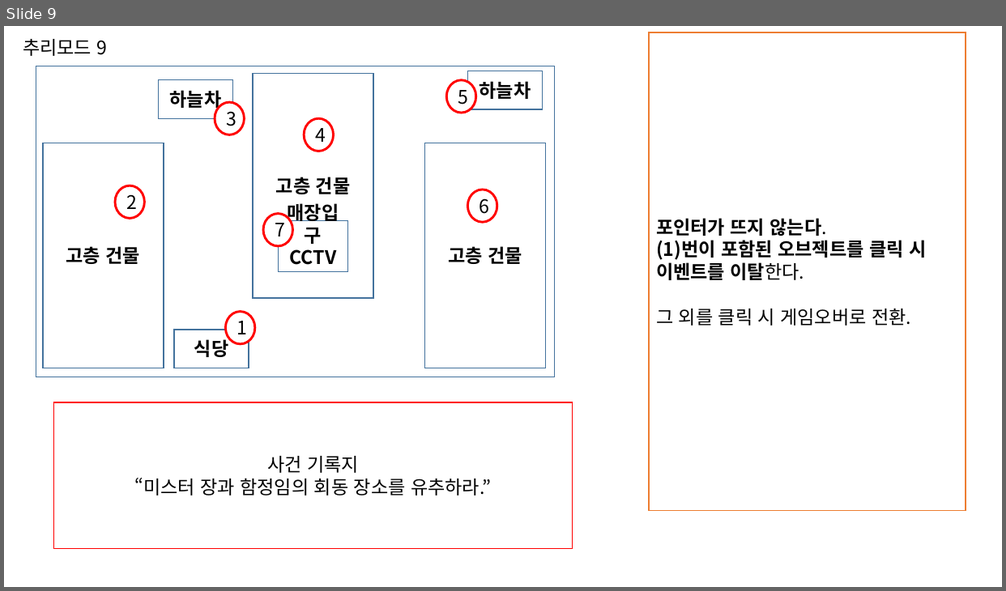
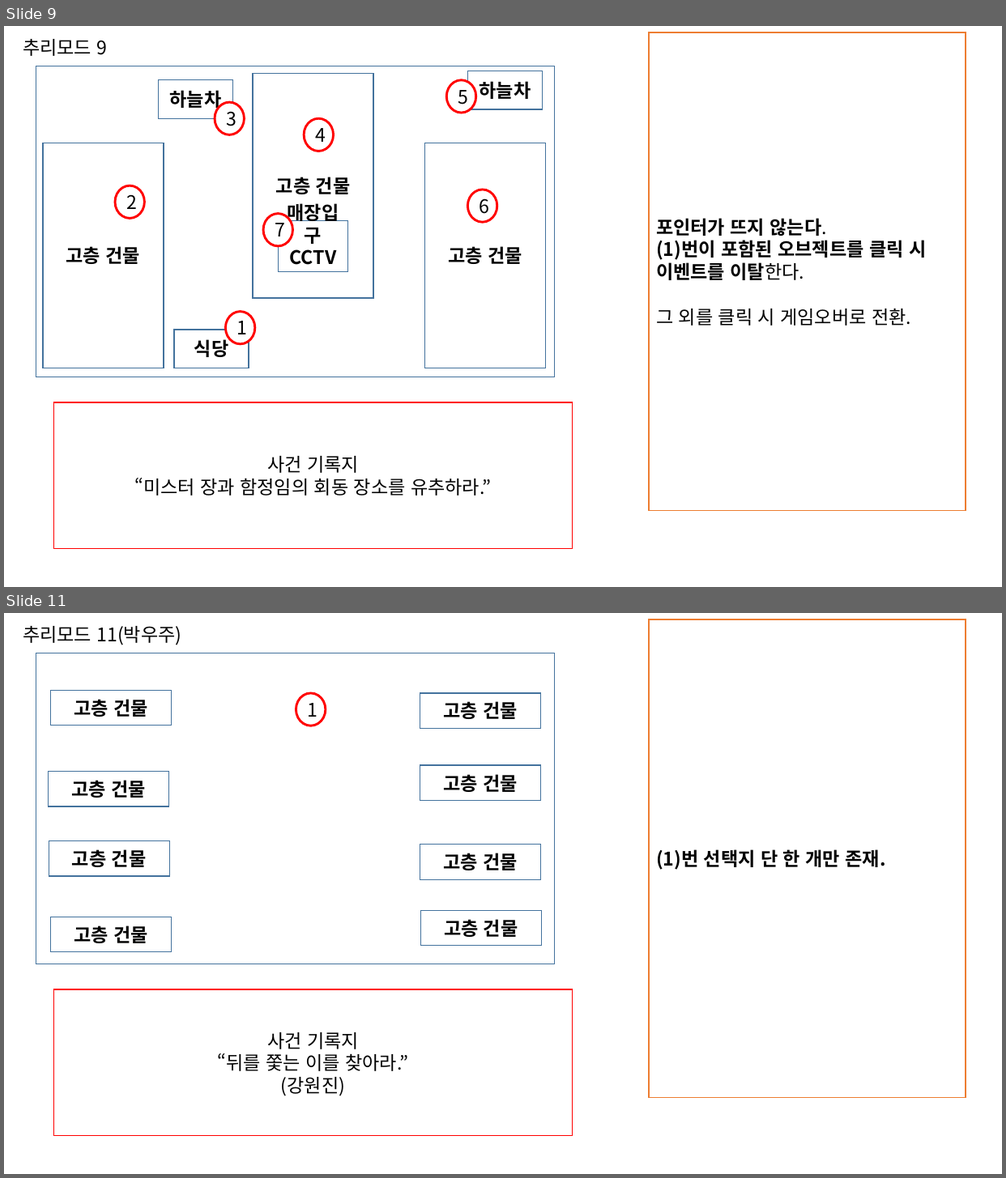
Before and after one commit to Velosis/RevoltDay, a slide deck: 기획서/레벨 디자인 관련/리볼트데이_사건_추리모드_레벨디자인 문서.pptx. Shown one above the other, each under a label of ours: slide 9 before the commit, slides 9 and 11 after it; the slides between them are not shown. The pictures are 1006x591 and 1006x1178 pixels, drawn with LibreOffice and Linux fonts; fonts in the diff are those of the drawing. Boxes give left, top, right and bottom in pixels: in the first picture for what was removed or moved away, otherwise in the second. Text is boxed around its words. In the diff, an @@ line names an element or a change of style, - is before the commit and + after.

```diff
--- a/기획서/레벨 디자인 관련/리볼트데이_사건_추리모드_레벨디자인 문서.pptx
+++ b/기획서/레벨 디자인 관련/리볼트데이_사건_추리모드_레벨디자인 문서.pptx
@@ slide 11 added at [4, 613, 1002, 1174], background #FFFFFF @@
@@ text added at [23, 626, 182, 645], 18 pt, text #000000 @@
+추리모드 11(박우주)
@@ rectangle added at [650, 619, 966, 1098], fill #FFFFFF, outline #ED7D31 1 pt, 18 pt, text #000000, bold @@
+(1)번 선택지 단 한 개만 존재.
@@ rectangle added at [36, 653, 554, 964], fill #FFFFFF, outline #43739E 1 pt @@
@@ rectangle added at [51, 690, 172, 726], fill #FFFFFF, outline #43739E 1 pt, 18 pt, text #000000, bold @@
+고층 건물
@@ ellipse added at [296, 693, 325, 726], fill #FFFFFF, outline #FF0000 2.25 pt, 18 pt, text #000000 @@
+1
@@ rectangle added at [420, 693, 541, 728], fill #FFFFFF, outline #43739E 1 pt, 18 pt, text #000000, bold @@
+고층 건물
@@ rectangle added at [49, 772, 168, 807], fill #FFFFFF, outline #43739E 1 pt, 18 pt, text #000000, bold @@
+고층 건물
@@ rectangle added at [420, 766, 541, 801], fill #FFFFFF, outline #43739E 1 pt, 18 pt, text #000000, bold @@
+고층 건물
@@ rectangle added at [49, 841, 169, 876], fill #FFFFFF, outline #43739E 1 pt, 18 pt, text #000000, bold @@
+고층 건물
@@ rectangle added at [420, 845, 541, 879], fill #FFFFFF, outline #43739E 1 pt, 18 pt, text #000000, bold @@
+고층 건물
@@ rectangle added at [51, 917, 172, 952], fill #FFFFFF, outline #43739E 1 pt, 18 pt, text #000000, bold @@
+고층 건물
@@ rectangle added at [421, 910, 542, 945], fill #FFFFFF, outline #43739E 1 pt, 18 pt, text #000000, bold @@
+고층 건물
@@ rectangle added at [54, 990, 572, 1136], fill #FFFFFF, outline #FF0000 1 pt, 18 pt, text #000000 @@
+사건 기록지
+“뒤를 쫓는 이를 찾아라.”
+(강원진)
```
Also in this commit, not shown: 1 slide changed.
